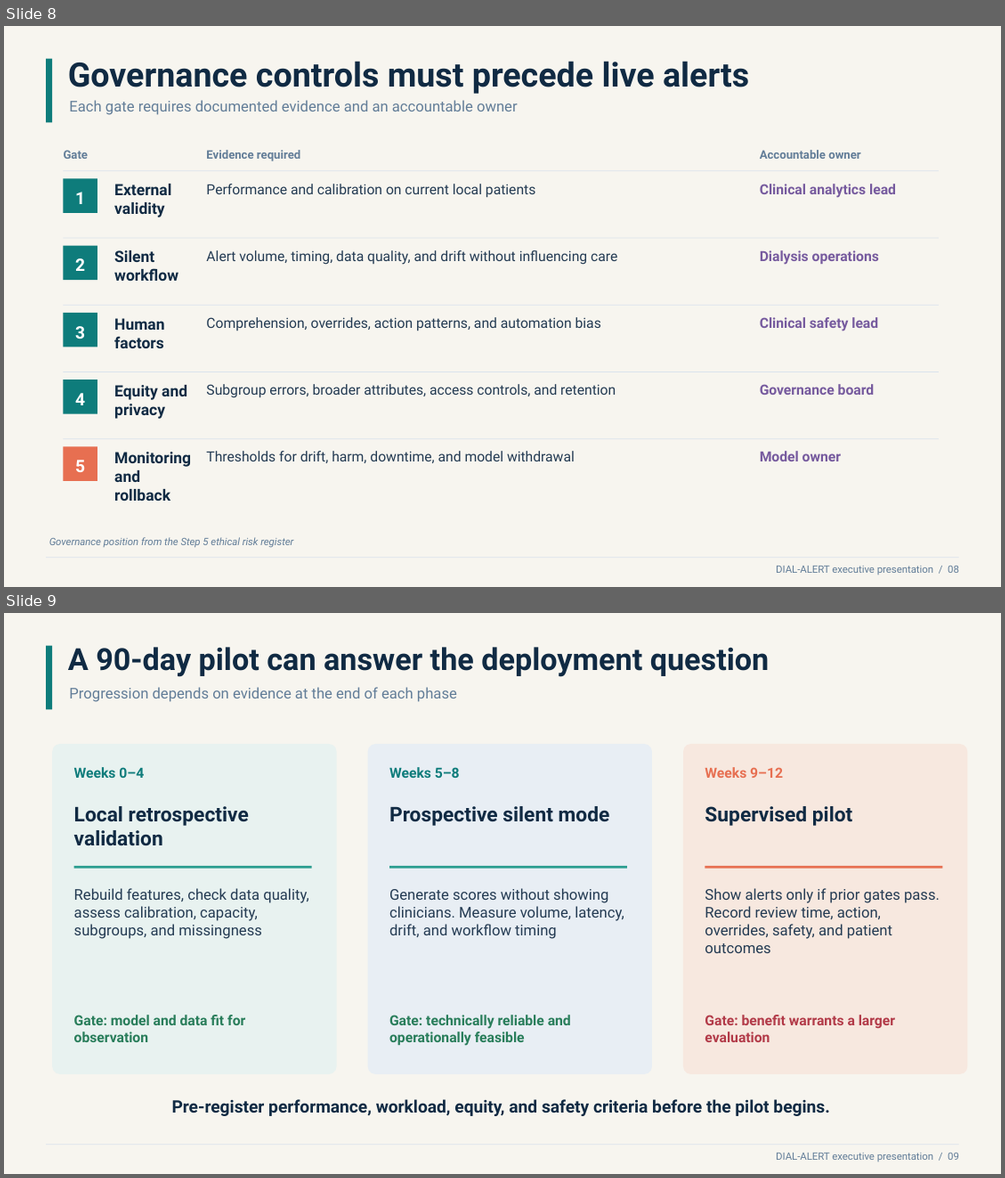
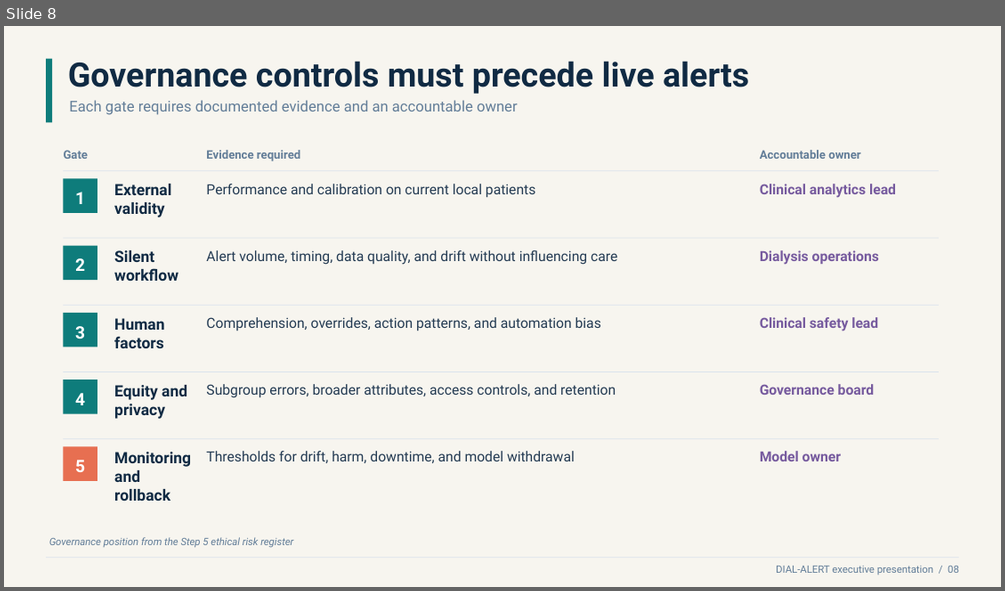
Before and after one commit to guillanofg/DIAL-ALERT, a slide deck: reports/Franklin_Guillano_DIAL_ALERT_Business_Presentation.pptx. Shown one above the other, each under a label of ours: slides 8 and 9 before the commit, slide 8 after it. The pictures are 1005x1178 and 1005x591 pixels, drawn with LibreOffice and Linux fonts; fonts in the diff are those of the drawing. Boxes give left, top, right and bottom in pixels: in the first picture for what was removed or moved away, otherwise in the second. Text is boxed around its words. In the diff, an @@ line names an element or a change of style, - is before the commit and + after.

Commit message:
Clarify submission evidence, improve presentations and document validation plans

```diff
--- a/reports/Franklin_Guillano_DIAL_ALERT_Business_Presentation.pptx
+++ b/reports/Franklin_Guillano_DIAL_ALERT_Business_Presentation.pptx
@@ slide 9 removed at box(4, 613, 1001, 1174), background #F7F5EF @@
@@ rectangle removed at box(46, 646, 52, 709) @@
@@ text removed at box(68, 647, 769, 677) @@
-A 90-day pilot can answer the deployment question
@@ text removed at box(69, 687, 457, 702) @@
-Progression depends on evidence at the end of each phase
@@ rounded rectangle removed at box(53, 744, 337, 1074) @@
@@ rounded rectangle removed at box(367, 744, 652, 1074) @@
@@ rounded rectangle removed at box(683, 744, 967, 1074) @@
@@ text removed at box(74, 767, 144, 778) @@
-Weeks 0–4
@@ text removed at box(389, 767, 460, 778) @@
-Weeks 5–8
@@ text removed at box(704, 767, 783, 778) @@
-Weeks 9–12
@@ text removed at box(74, 806, 249, 846) @@
-Local retrospective validation
@@ text removed at box(389, 806, 610, 826) @@
-Prospective silent mode
@@ text removed at box(704, 806, 852, 826) @@
-Supervised pilot
@@ line removed from (74, 868) to (311, 868) @@
@@ line removed from (390, 868) to (627, 868) @@
@@ line removed from (705, 868) to (942, 868) @@
@@ text removed at box(74, 888, 308, 939) @@
-Rebuild features, check data quality, assess calibration, capacity, subgroups, and missingness
@@ text removed at box(389, 888, 624, 939) @@
-Generate scores without showing clinicians. Measure volume, latency, drift, and workflow timing
@@ text removed at box(704, 888, 939, 953) @@
-Show alerts only if prior gates pass. Record review time, action, overrides, safety, and patient outcomes
@@ text removed at box(74, 1014, 245, 1042) @@
-Gate: model and data fit for observation
@@ text removed at box(389, 1014, 571, 1046) @@
-Gate: technically reliable and operationally feasible
@@ text removed at box(704, 1014, 895, 1042) @@
-Gate: benefit warrants a larger evaluation
@@ text removed at box(172, 1099, 829, 1116) @@
-Pre-register performance, workload, equity, and safety criteria before the pilot begins.
@@ line removed from (46, 1144) to (959, 1144) @@
@@ text removed at box(776, 1152, 959, 1161) @@
-DIAL-ALERT executive presentation / 09
```
Also in this commit, not shown: 7 slides changed, 1 slide added, 28 other files.
